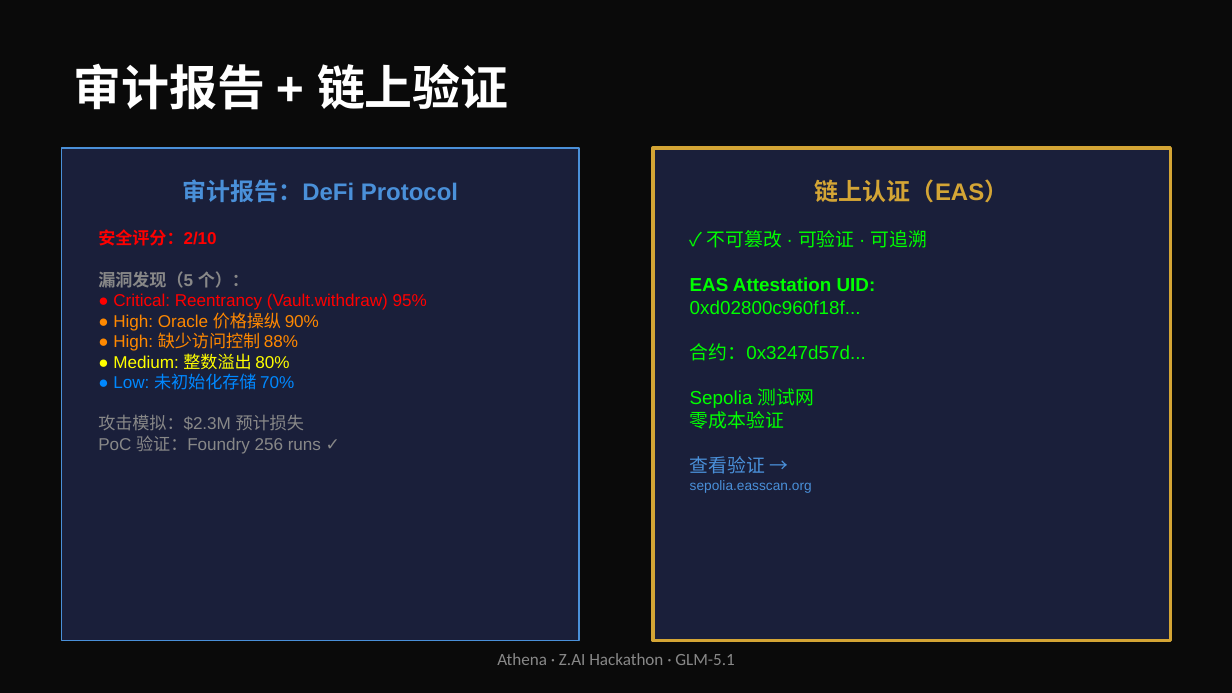
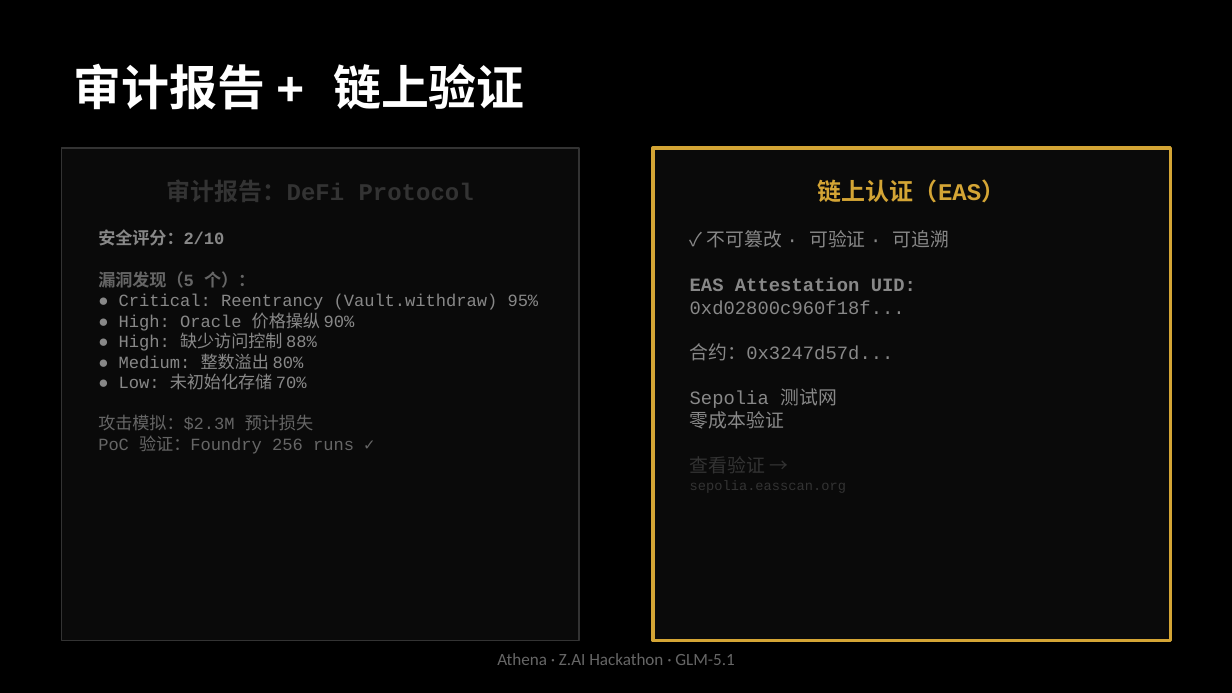
Before and after one commit to tiyadegure/Athena, a slide deck: slide 7 of ppt-assets/Athena-Hackathon.pptx. Drawn at 1232x693 pixels with LibreOffice and Linux fonts; fonts in the diff are those of the drawing. Boxes give left, top, right and bottom in pixels: in the first picture for what was removed or moved away, otherwise in the second. Text is boxed around its words. In the diff, an @@ line names an element or a change of style, - is before the commit and + after.

Commit message:
style: unify PPT with landing page monochrome style
Colors: pure black bg (#000), white text, gray (#666) secondary
Font: Courier New (monospace) throughout
Removed: blue accents, bright red/green/orange
SVGs: updated border colors to match (#333333)

All 5 SVGs re-rendered with new palette.

```diff
--- a/ppt-assets/Athena-Hackathon.pptx
+++ b/ppt-assets/Athena-Hackathon.pptx
@@ background #0A0A0A to #000000 @@
@@ text "审计报告 + 链上验证" at <box>74,63,524,110</box>: font Arial to Courier New @@
@@ rectangle at <box>62,148,579,641</box>: fill #1A1F3A to #0A0A0A; outline #4A90D9 1 pt to #333333 1 pt @@
@@ rectangle at <box>653,148,1170,641</box>: fill #1A1F3A to #0A0A0A @@
@@ text "审计报告：DeFi Protocol" at <box>167,180,474,202</box>: font Arial to Courier New, text colour #4A90D9 to #333333 @@
@@ text "链上认证（EAS）" at <box>818,179,1005,202</box>: font Arial to Courier New @@
@@ text "安全评分：2/10" at <box>98,229,539,454</box>: font Arial to Courier New; text colour #FF0000 to #888888 in "安全评分：2/10", "● Critical: Reentrancy (Vault.withdraw) 95%"; text colour #888888 to #666666 in "漏洞发现（5 个）：", "攻击模拟：$2.3M 预计损失", "PoC 验证：Foundry 256 runs ✓"; text colour #FF8800 to #888888 in "● High: Oracle 价格操纵 90%", "● High: 缺少访问控制 88%"; text colour #FFFF00 to #888888 in "● Medium: 整数溢出 80%"; text colour #0088FF to #888888 in "● Low: 未初始化存储 70%" @@
@@ text "✓ 不可篡改 · 可验证 · ..." at <box>690,230,949,490</box>: font Arial to Courier New; text colour #00FF00 to #888888 in "✓ 不可篡改 · 可验证 · 可追溯", "EAS Attestation UID:", "0xd02800c960f18f...", "合约：0x3247d57d..." and 2 more places; text colour #4A90D9 to #333333 in "查看验证 →", "sepolia.easscan.org" @@
@@ text "Athena · Z.AI Hackathon · ..." at <box>497,653,734,665</box>: text colour #888888 to #666666 @@
```
Also in this commit, not shown: 9 other slides changed, 1 other file.
